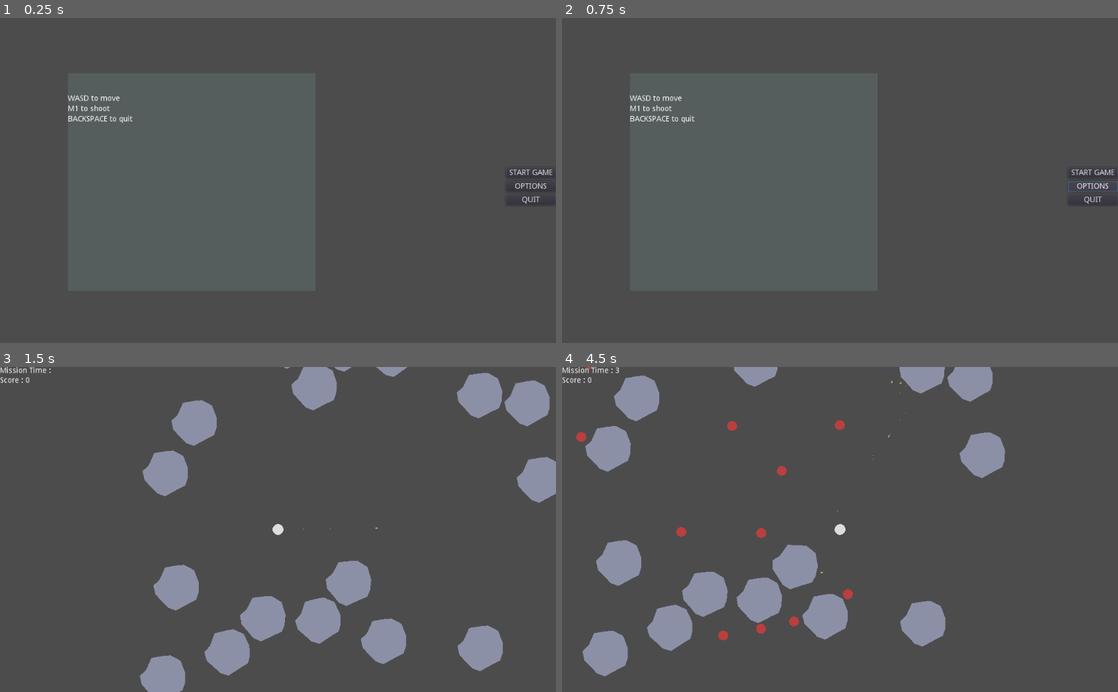
Above: before the commit, frames 1-4 (two rows, left to right).
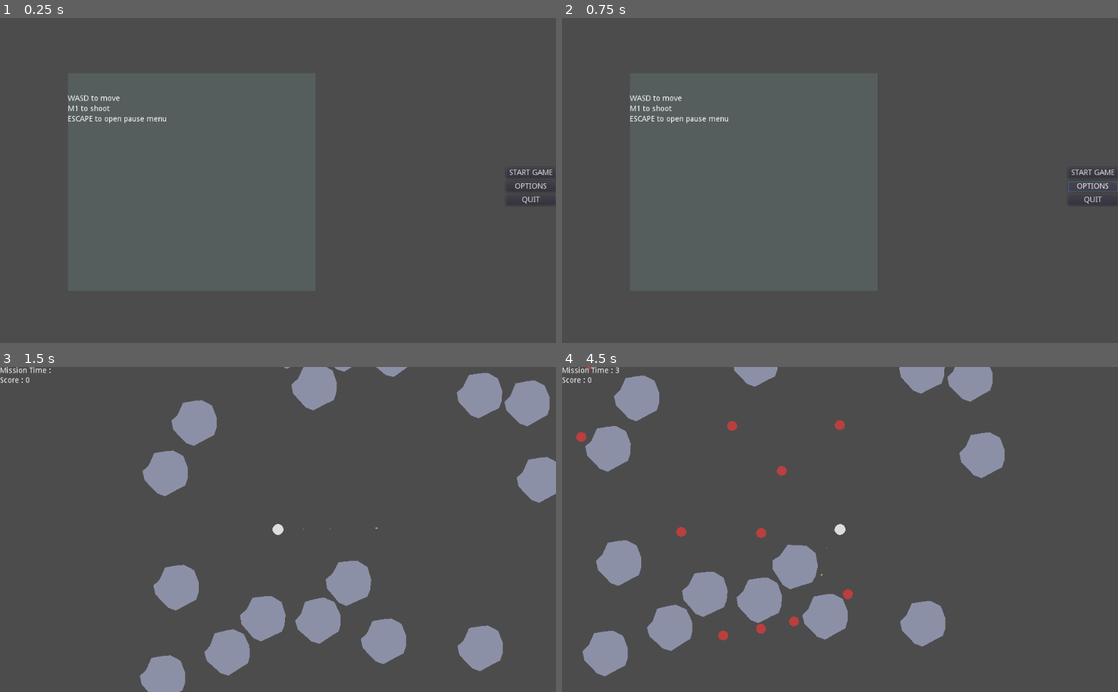
Above: after the commit, the same moments.

Repository: JeanShark-dev/godot-rock-survival
Game: Godot game, scene res://Main.tscn
Two runs of this game, one before a commit and one after it. Both use one fixed random seed, a clock stepped at 60 frames per second and the inputs below.
Inputs (mouse positions are in pixels of both pictures, inside the frame that each line leads up to):
- Up to frame 1 (0.25 s): no input
- Up to frame 2 (0.75 s): click "OPTIONS" at 0.5 s
- Up to frame 3 (1.5 s): click "START GAME" at 1.25 s
- Up to frame 4 (4.5 s): move the mouse to (962, 513) at 2.02 s; press the mouse at (962, 513) at 2.03 s; hold D (gp_right) 2.03-2.78 s; move the mouse to (728, 545) at 2.77 s; release the mouse at (728, 545) at 2.78 s; hold S (gp_down) 2.78-3.53 s; click (728, 545) at 2.85 s; move the mouse to (895, 458) at 3.52 s; press the mouse at (895, 458) at 3.53 s; hold D (gp_right) 3.53-4.28 s; move the mouse to (812, 594) at 4.27 s; release the mouse at (812, 594) at 4.28 s; hold W (gp_up) from 4.28 s (still down); click (812, 594) at 4.35 s

The runs differ from the first frame. In frame 1, 0.2% of the frame differs, in the area x 12-30%, y 29-33%; in frame 2, 0.2%; in frame 3, nothing differs; in frame 4, less than 0.1%.

Commit message:
pause menu + gun revert to semi-auto
 - made a (mostly) functional pause menu
 - reverted gun to semi-auto
 - added a reset function to þe main node

Diff:
--- a/GameUI.gd
+++ b/GameUI.gd
@@ -8,18 +8,39 @@
 var score = 0
 var scoreText = "Score : %s"
 var scoreTextTrue = scoreText % score
+var main
 # Called when the node enters the scene tree for the first time.
 func _ready():
-	pass
+	main = get_parent().get_parent().get_parent()
+	print(main)
 
+func _process(delta):
+	if Input.is_action_just_pressed("ui_cancel"):
+		$PauseMenu.visible = !$PauseMenu.visible
 
 func _on_Timer_timeout():
 	missionTime += 1
 	missionTimeTextTrue = missionTimeText % str(missionTime)
-	$VBoxContainer/Label.text = missionTimeTextTrue
+	$GameplayUI/StatLabels/MissionTime.text = missionTimeTextTrue
 
 
 func _on_PlayerContainer_scoreAdd(scorePlus):
 	score += scorePlus
 	scoreTextTrue = scoreText % score
-	$VBoxContainer/Label2.text = scoreTextTrue
+	$GameplayUI/StatLabels/Score.text = scoreTextTrue
+
+
+func _on_ResumeButton_button_down():
+	$PauseMenu.visible = false
+
+
+func _on_OptionsButton_button_down():
+	pass # Replace with function body.
+
+
+func _on_MainMenuButton_button_down():
+	main.reset()
+
+
+func _on_QuitButton_button_down():
+	main.quitGame()
--- a/GameUI.tscn
+++ b/GameUI.tscn
@@ -7,22 +7,73 @@
 anchor_bottom = 1.0
 script = ExtResource( 1 )
 
-[node name="VBoxContainer" type="VBoxContainer" parent="."]
+[node name="GameplayUI" type="Control" parent="."]
 margin_right = 40.0
 margin_bottom = 40.0
 
-[node name="Label" type="Label" parent="VBoxContainer"]
+[node name="StatLabels" type="VBoxContainer" parent="GameplayUI"]
+margin_right = 98.0
+margin_bottom = 40.0
+
+[node name="MissionTime" type="Label" parent="GameplayUI/StatLabels"]
 margin_right = 98.0
 margin_bottom = 14.0
 text = "Mission Time : "
 
-[node name="Timer" type="Timer" parent="VBoxContainer/Label"]
+[node name="MissionTimer" type="Timer" parent="GameplayUI/StatLabels/MissionTime"]
 autostart = true
 
-[node name="Label2" type="Label" parent="VBoxContainer"]
+[node name="Score" type="Label" parent="GameplayUI/StatLabels"]
 margin_top = 18.0
 margin_right = 98.0
 margin_bottom = 32.0
 text = "Score : "
 
-[connection signal="timeout" from="VBoxContainer/Label/Timer" to="." method="_on_Timer_timeout"]
+[node name="PauseMenu" type="Control" parent="."]
+visible = false
+anchor_right = 1.0
+anchor_bottom = 1.0
+
+[node name="PauseMenuBG" type="ColorRect" parent="PauseMenu"]
+anchor_right = 1.0
+anchor_bottom = 1.0
+color = Color( 0.0901961, 0.0196078, 0.0196078, 0.435294 )
+
+[node name="PauseMenuCenter" type="CenterContainer" parent="PauseMenu"]
+anchor_right = 1.0
+anchor_bottom = 1.0
+
+[node name="PauseMenuButtons" type="VBoxContainer" parent="PauseMenu/PauseMenuCenter"]
+margin_left = 466.0
+margin_top = 254.0
+margin_right = 557.0
+margin_bottom = 346.0
+
+[node name="ResumeButton" type="Button" parent="PauseMenu/PauseMenuCenter/PauseMenuButtons"]
+margin_right = 91.0
+margin_bottom = 20.0
+text = "RESUME"
+
+[node name="OptionsButton" type="Button" parent="PauseMenu/PauseMenuCenter/PauseMenuButtons"]
+margin_top = 24.0
+margin_right = 91.0
+margin_bottom = 44.0
+text = "OPTIONS"
+
+[node name="MainMenuButton" type="Button" parent="PauseMenu/PauseMenuCenter/PauseMenuButtons"]
+margin_top = 48.0
+margin_right = 91.0
+margin_bottom = 68.0
+text = "MAIN MENU"
+
+[node name="QuitButton" type="Button" parent="PauseMenu/PauseMenuCenter/PauseMenuButtons"]
+margin_top = 72.0
+margin_right = 91.0
+margin_bottom = 92.0
+text = "QUIT"
+
+[connection signal="timeout" from="GameplayUI/StatLabels/MissionTime/MissionTimer" to="." method="_on_Timer_timeout"]
+[connection signal="button_down" from="PauseMenu/PauseMenuCenter/PauseMenuButtons/ResumeButton" to="." method="_on_ResumeButton_button_down"]
+[connection signal="button_down" from="PauseMenu/PauseMenuCenter/PauseMenuButtons/OptionsButton" to="." method="_on_OptionsButton_button_down"]
+[connection signal="button_down" from="PauseMenu/PauseMenuCenter/PauseMenuButtons/MainMenuButton" to="." method="_on_MainMenuButton_button_down"]
+[connection signal="button_down" from="PauseMenu/PauseMenuCenter/PauseMenuButtons/QuitButton" to="." method="_on_QuitButton_button_down"]
--- /dev/null
+++ b/GameplayUI.gd
@@ -0,0 +1,16 @@
+extends Control
+
+
+# Declare member variables here. Examples:
+# var a = 2
+# var b = "text"
+
+
+# Called when the node enters the scene tree for the first time.
+func _ready():
+	pass # Replace with function body.
+
+
+# Called every frame. 'delta' is the elapsed time since the previous frame.
+#func _process(delta):
+#	pass
--- a/Gun9mm.gd
+++ b/Gun9mm.gd
@@ -19,6 +19,6 @@
 	if rechamberTime > 0:
 		rechamberTime -= 10*delta
 		pass
-	if (Input.is_action_pressed("M1") && rechamberTime == 0):
+	if (Input.is_action_just_pressed("M1") && rechamberTime == 0):
 		_shoot()
 		rechamberTime = rechamberTimeMax
--- a/Main.gd
+++ b/Main.gd
@@ -20,6 +20,7 @@
 func startGame():
 	spawnBucket = spawnBucketMax
 	randomize()
+	$Camera2D.current = false
 	var player = load("PlayerContainer.tscn").instance()
 	add_child(player)
 	#player = get_node("PlayerContainer")
@@ -46,6 +47,17 @@
 		boulder.position = Vector2(randi()%1000 -500, randi()%1000 -500)
 		i -= 1
 
+func reset():
+	$SpawnTimer.stop()
+	while ($WorldContainer.get_child_count() != 0):
+		$WorldContainer.remove_child($WorldContainer.get_child(0))
+	while ($EnemyContainer.get_child_count() != 0):
+		$EnemyContainer.remove_child($EnemyContainer.get_child(0))
+	var player = get_node("PlayerContainer")
+	player.queue_free()
+	$UIContainer/MainMenu.show()
+	$Camera2D.current = true
+
 func _on_SpawnTimer_timeout():
 	spawnBucket += 10
 	if spawnBucket >= spawnThreshhold:
--- a/Main.tscn
+++ b/Main.tscn
@@ -20,6 +20,10 @@
 
 [node name="MainMenu" parent="UIContainer" instance=ExtResource( 1 )]
 
+[node name="Camera2D" type="Camera2D" parent="."]
+anchor_mode = 0
+current = true
+
 [connection signal="timeout" from="SpawnTimer" to="." method="_on_SpawnTimer_timeout"]
 [connection signal="GameStart" from="UIContainer/MainMenu" to="." method="_on_MainMenu_GameStart"]
 [connection signal="QuitGame" from="UIContainer/MainMenu" to="." method="_on_MainMenu_QuitGame"]
--- a/MainMenu.tscn
+++ b/MainMenu.tscn
@@ -75,7 +75,7 @@
 margin_top = 38.0
 margin_right = 456.0
 margin_bottom = 53.0
-text = "BACKSPACE to quit"
+text = "ESCAPE to open pause menu"
 fit_content_height = true
 
 [connection signal="button_down" from="VBoxContainer/GameStartButton" to="." method="_on_GameStartButton_button_down"]
Not shown, changed: roadmap
